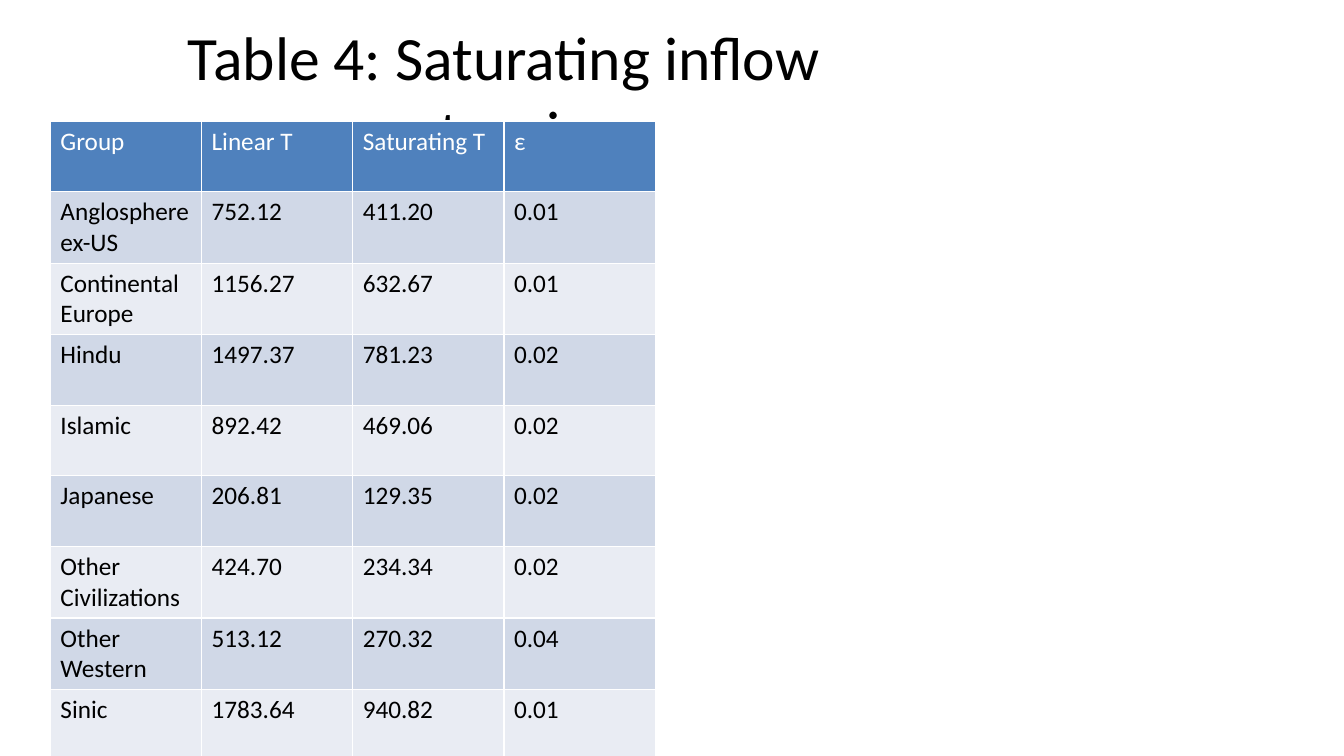
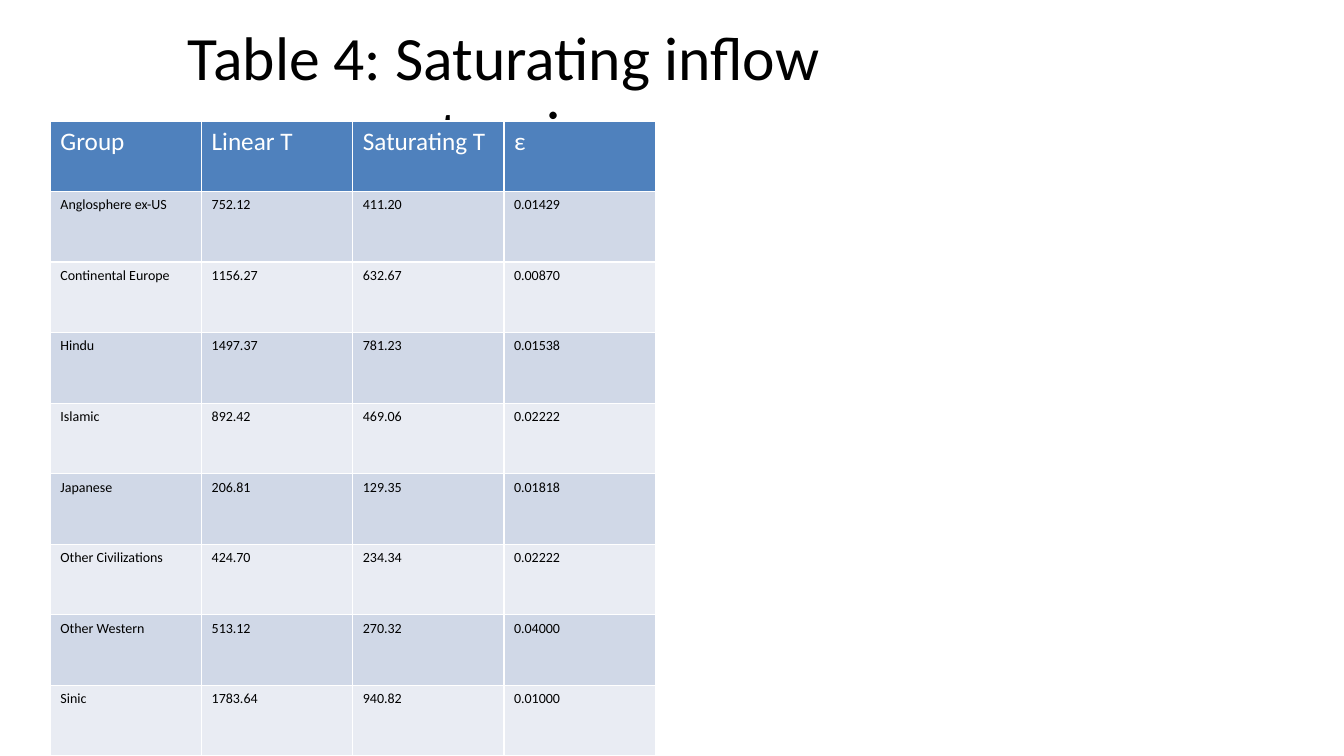
Before and after one commit to bougtoir/heat-accidents-mortality, a slide deck: slide 7 of researcher_mobility_ode/docs/manuscript_figures.pptx. Drawn at 1344x756 pixels with LibreOffice and Linux fonts; fonts in the diff are those of the drawing. Boxes give left, top, right and bottom in pixels: in the first picture for what was removed or moved away, otherwise in the second. Text is boxed around its words. In the diff, an @@ line names an element or a change of style, - is before the commit and + after.

```diff
--- a/researcher_mobility_ode/docs/manuscript_figures.pptx
+++ b/researcher_mobility_ode/docs/manuscript_figures.pptx
@@ table at box(50, 121, 655, 756) @@
-row 2, column 4: 0.01
+row 2, column 4: 0.01429
-row 3, column 4: 0.01
+row 3, column 4: 0.00870
-row 4, column 4: 0.02
+row 4, column 4: 0.01538
-row 5, column 4: 0.02
+row 5, column 4: 0.02222
-row 6, column 4: 0.02
+row 6, column 4: 0.01818
-row 7, column 4: 0.02
+row 7, column 4: 0.02222
-row 8, column 4: 0.04
+row 8, column 4: 0.04000
-row 9, column 4: 0.01
+row 9, column 4: 0.01000
-row 10, column 4: 0.01
+row 10, column 4: 0.00714
@@ size 18 to 10 pt in "Anglosphere ex-US", "752.12", "411.20", "Continental Europe" and 23 more places @@
```
Also in this commit, not shown: 4 other slides changed, 6 other files.
